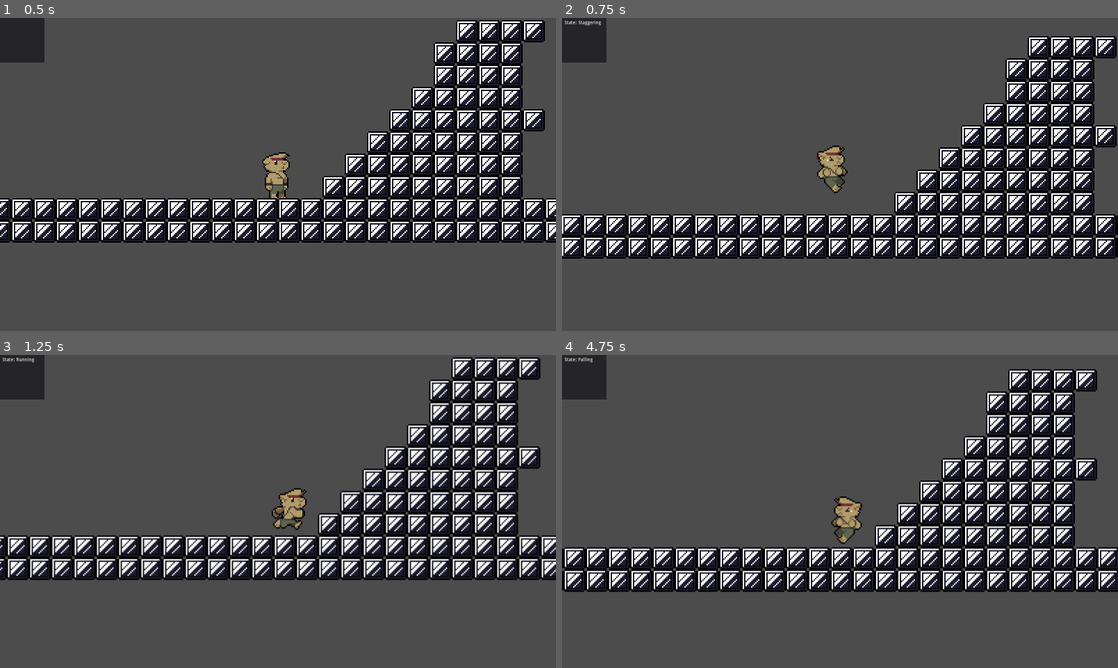
Above: before the commit, frames 1-4 (two rows, left to right).
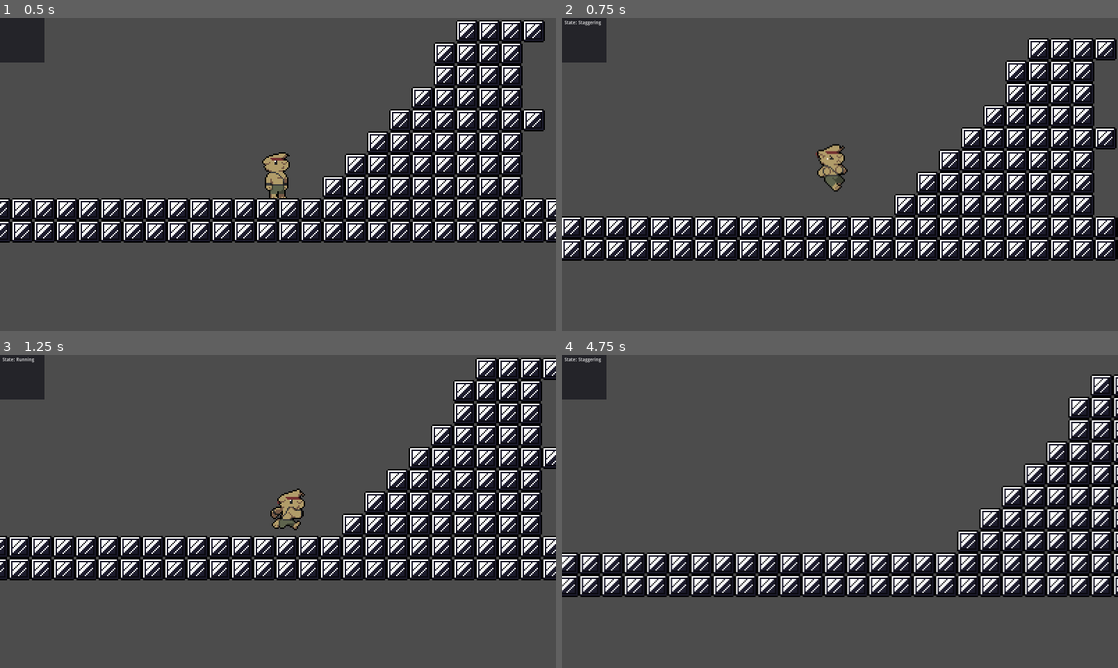
Above: after the commit, the same moments.

Repository: TheJarles/smgp
Game: Godot game, scene res://src/Scenes/Main/Main.tscn
Same seed, same stepped clock (60 frames per second), same inputs: the game is played once before the commit and once after it.
Inputs:
- Up to frame 1 (0.5 s): no input
- Up to frame 2 (0.75 s): hold D (right) from 0.53 s (still down); hold X (simulate damage) from 0.53 s (still down)
- Up to frame 3 (1.25 s): keep holding D (right); keep holding X (simulate damage); tap Z (jump) at 0.77 s
- Up to frame 4 (4.75 s): release X (simulate damage) at 1.28 s; tap X (simulate damage) at 1.35, 2.85, 4.35 s; tap Z (jump) at 1.52, 3.02, 3.77, 4.52 s; release D (right) at 2.03 s; hold A (left) 2.03-2.78 s; hold X (simulate damage) 2.03-2.78 s; hold D (right) 2.78-4.28 s; hold X (simulate damage) 3.53-4.28 s; hold A (left) from 4.28 s (still down)

Frame 1 is identical in both runs. In frame 2, 13% of the frame differs, in the area x 0-100%, y 5-78%; in frame 3, 19%; in frame 4, 28%, in the area x 0-100%, y 0-78%.

Commit message:
workaround for bugged stagger entry when in air

Diff:
--- a/src/Scenes/Main/Scripts/TileMap.gd
+++ b/src/Scenes/Main/Scripts/TileMap.gd
@@ -15,5 +15,6 @@
 			print("Current State Node: ", actor.get_node("PlayerStateMachine").current_state)
 			print("Current State: ", actor.get_node("PlayerStateMachine").current_state_to_string())
 			print("Entering stagger state")
+			actor.get_node("PlayerStateMachine").current_state.damage = true
 			actor.get_node("PlayerStateMachine").current_state.emit_signal("finished", "staggering")
 			print("Current State: ", actor.get_node("PlayerStateMachine").current_state_to_string())
--- a/src/Scenes/Player/Player.tscn
+++ b/src/Scenes/Player/Player.tscn
@@ -342,7 +342,7 @@
 
 [node name="StaggerTimer" type="Timer" parent="."]
 process_mode = 0
-wait_time = 0.36
+wait_time = 0.48
 one_shot = true
 
 [node name="PlayerStateMachine" type="Node" parent="."]
--- a/src/Scenes/Player/Scripts/States/Motion/InAir/Falling.gd
+++ b/src/Scenes/Player/Scripts/States/Motion/InAir/Falling.gd
@@ -13,6 +13,7 @@
 	velocity = enter_velocity
 	coyote_time = true
 	buffer_jump = false
+	damage = false
 	animation_player.clear_queue()
 	delay_timer.start(delay_timer.get_wait_time())
 
@@ -39,8 +40,8 @@
 		velocity.x = max(velocity.x - HORIZONTAL_ACCELERATION, 0)
 	else:
 		velocity.x = min(velocity.x + HORIZONTAL_ACCELERATION, 0)
+	velocity = owner.move_and_slide(velocity, FLOOR)
 	velocity.y = min(velocity.y + (GRAVITY * HIGH_GRAVITY), TERMINAL_VELOCITY)
-	velocity = owner.move_and_slide(velocity, FLOOR)
 	owner.check_for_contact_damage()
 	fall_distance = abs(fall_start - owner.get_global_position().y)
 
@@ -48,6 +49,8 @@
 		var animation_name = "Fall " + animation_flip
 		animation_player.play(animation_name)
 	if owner.is_on_floor():
+		if damage:
+			emit_signal("finished", "staggering")
 		if buffer_jump:
 			delay_timer.stop()
 			emit_signal("finished", "jumping")
--- a/src/Scenes/Player/Scripts/States/Motion/InAir/Jumping.gd
+++ b/src/Scenes/Player/Scripts/States/Motion/InAir/Jumping.gd
@@ -17,6 +17,7 @@
 var buffer_jump = false
 
 func enter():
+	damage = false
 	jump_released = false
 	jump_stopped = false
 	buffer_jump = false
@@ -78,8 +79,8 @@
 		peak_height = owner.get_global_position().y if !peak_height else peak_height
 		current_gravity = GRAVITY * HIGH_GRAVITY
 
+	velocity = owner.move_and_slide(velocity, FLOOR)
 	velocity.y = min(velocity.y + current_gravity, TERMINAL_VELOCITY)
-	velocity = owner.move_and_slide(velocity, FLOOR)
 	owner.check_for_contact_damage()
 
 	fall_distance = abs(jump_height(peak_height))
@@ -91,6 +92,8 @@
 	if owner.is_on_floor():
 #		print("Horizontal Distance: ", (owner.get_global_position().x - horizontal_start))
 #		print("Vertical Distance at Peak: ", (abs(owner.get_global_position().y - peak_height)))
+		if damage:
+			emit_signal("finished", "staggering")
 		if buffer_jump:
 			delay_timer.stop()
 			emit_signal("finished", "jumping")
@@ -98,6 +101,7 @@
 			emit_signal("finished", "running")
 		else:
 			emit_signal("finished", "idling")
+
 
 
 func _on_direction_changed(direction):
--- a/src/Scenes/Player/Scripts/States/Motion/InAir/Staggering.gd
+++ b/src/Scenes/Player/Scripts/States/Motion/InAir/Staggering.gd
@@ -39,10 +39,10 @@
 func update(delta):
 	if owner.get_global_position().y > start_height:
 		current_gravity = GRAVITY * HIGH_GRAVITY
+	velocity = owner.move_and_slide(velocity, FLOOR)
 	velocity.y = min(velocity.y + current_gravity, TERMINAL_VELOCITY)
 	if velocity.y >= 0 and !peak_height:
 		peak_height = owner.get_global_position().y
-	velocity = owner.move_and_slide(velocity, FLOOR)
 	owner.check_for_contact_damage()
 
 
--- a/src/Scenes/Player/Scripts/States/Motion/Motion.gd
+++ b/src/Scenes/Player/Scripts/States/Motion/Motion.gd
@@ -9,6 +9,7 @@
 var enter_velocity = Vector2()
 var velocity = Vector2()
 var animation_flip = ""
+var damage = false
 
 onready var animation_player = owner.get_node("AnimationPlayer")
 
